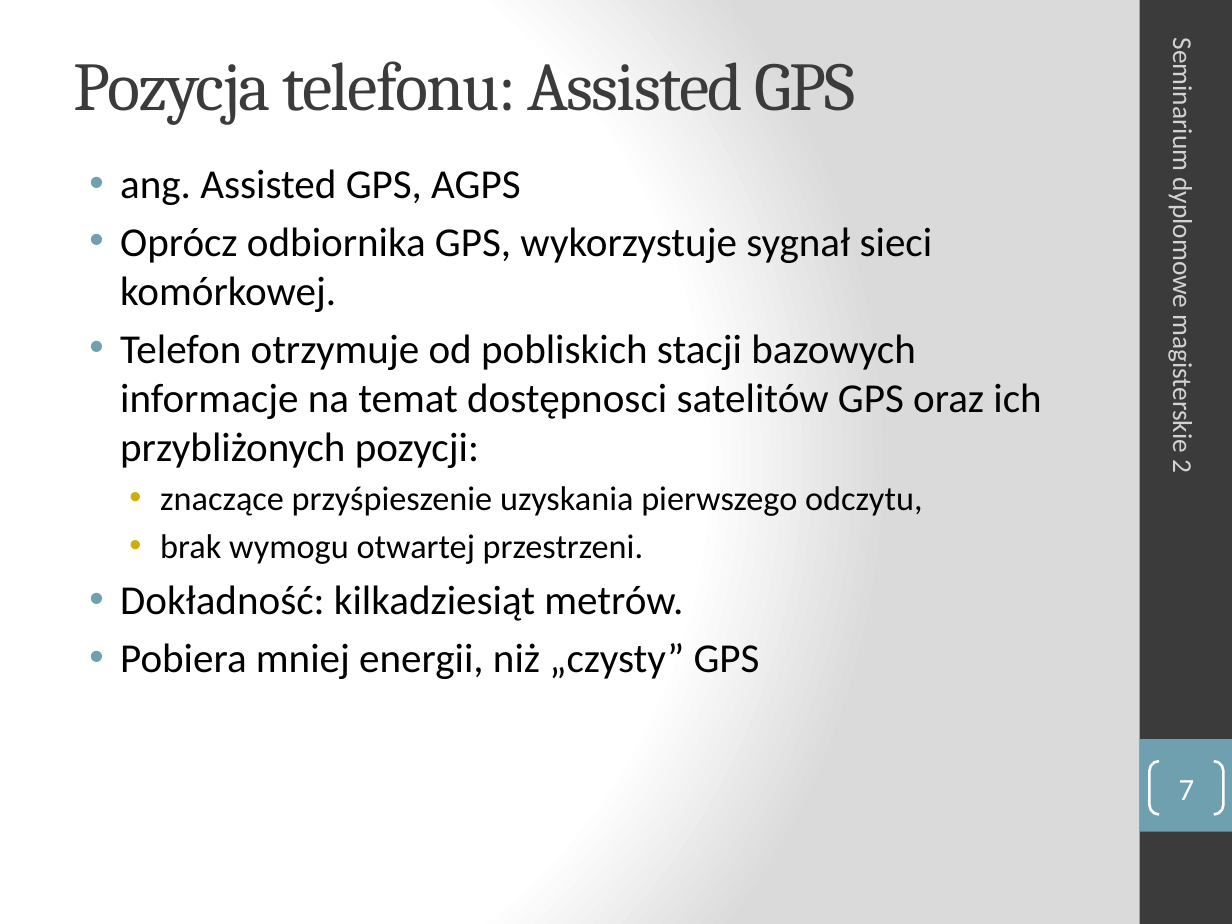
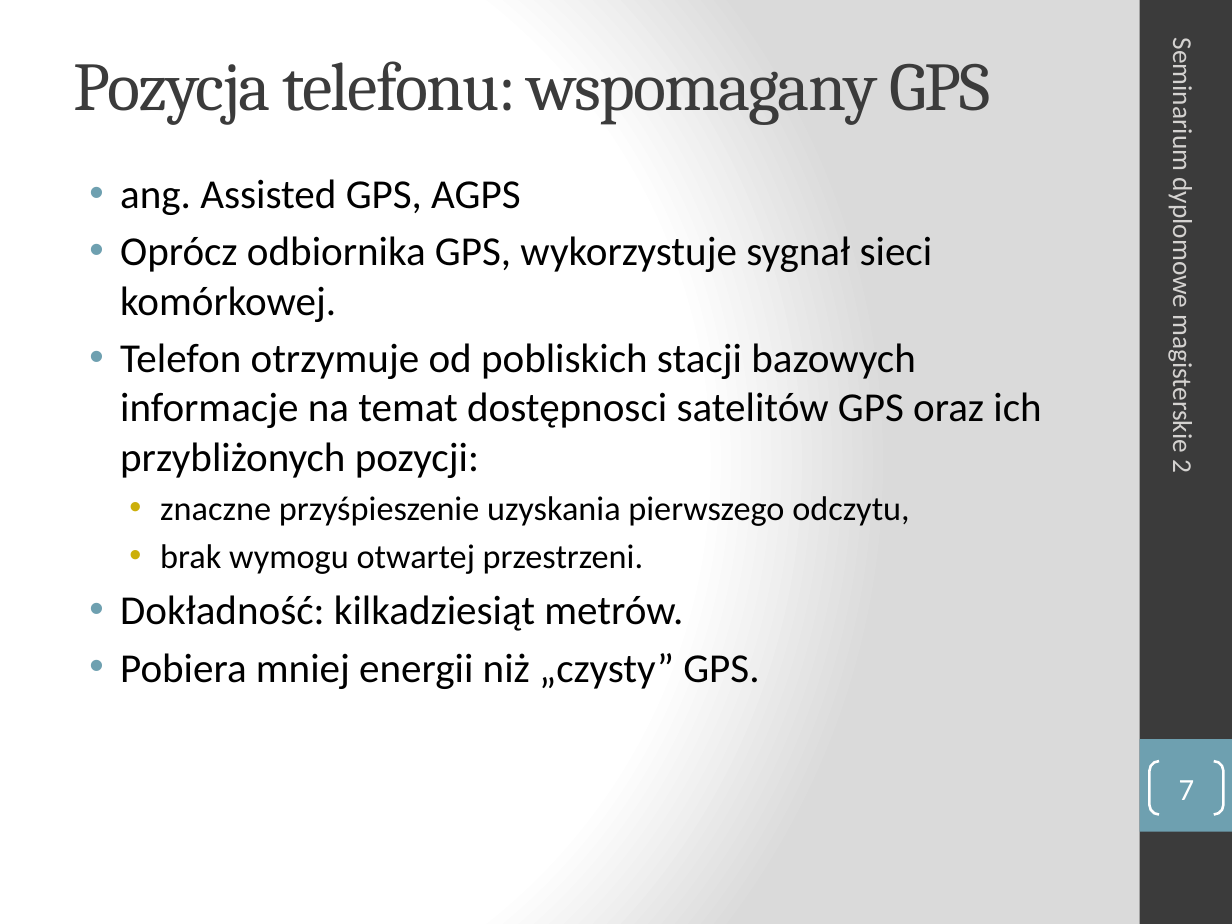
Before and after one commit to manisero/SemesterX, a slide deck: slide 7 of SDM2/manisero/sdm2_Aniserowicz_Michal.pptx. Drawn at 1232x924 pixels with LibreOffice and Linux fonts; fonts in the diff are those of the drawing. Boxes give left, top, right and bottom in pixels: in the first picture for what was removed or moved away, otherwise in the second. Text is boxed around its words. In the diff, an @@ line names an element or a change of style, - is before the commit and + after.

```diff
--- a/SDM2/manisero/sdm2_Aniserowicz_Michal.pptx
+++ b/SDM2/manisero/sdm2_Aniserowicz_Michal.pptx
@@ title at <box>74,61,990,125</box>: text changed @@
-Pozycja telefonu: Assisted GPS
+Pozycja telefonu: wspomagany GPS
@@ text "ang. Assisted GPS, AGPS": place and size @@
-text "ang. Assisted GPS, AGPS" at <box>120,169,1041,679</box>
+text "ang. Assisted GPS, AGPS" at <box>120,179,1041,689</box>
@@ text at <box>160,496,909,526</box>: text changed @@
-  • znaczące przyśpieszenie uzyskania pierwszego odczytu,
+  • znaczne przyśpieszenie uzyskania pierwszego odczytu,
@@ text at <box>120,653,759,689</box>: text changed @@
-• Pobiera mniej energii, niż „czysty” GPS
+• Pobiera mniej energii niż „czysty” GPS.
```
Also in this commit, not shown: 20 other slides changed.
